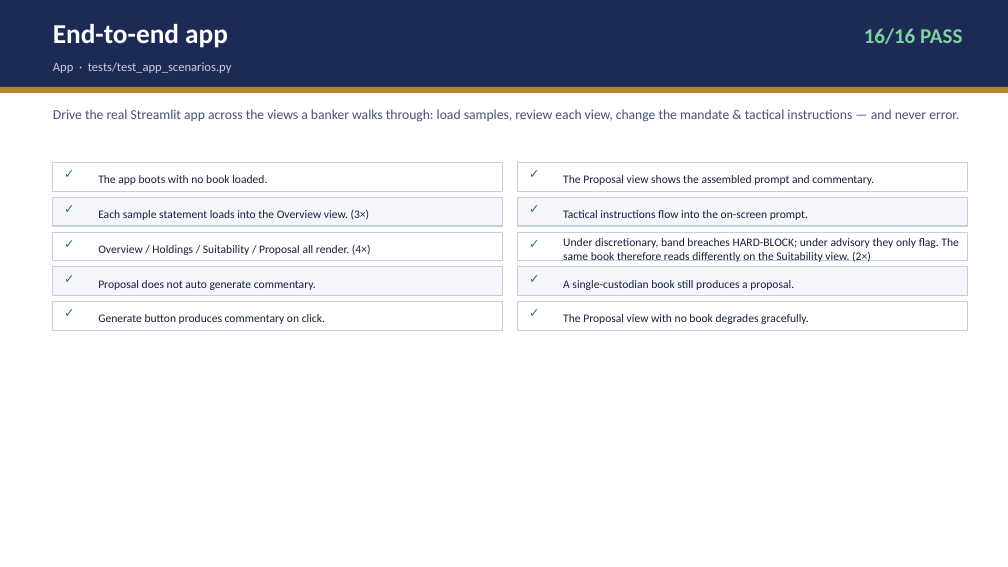
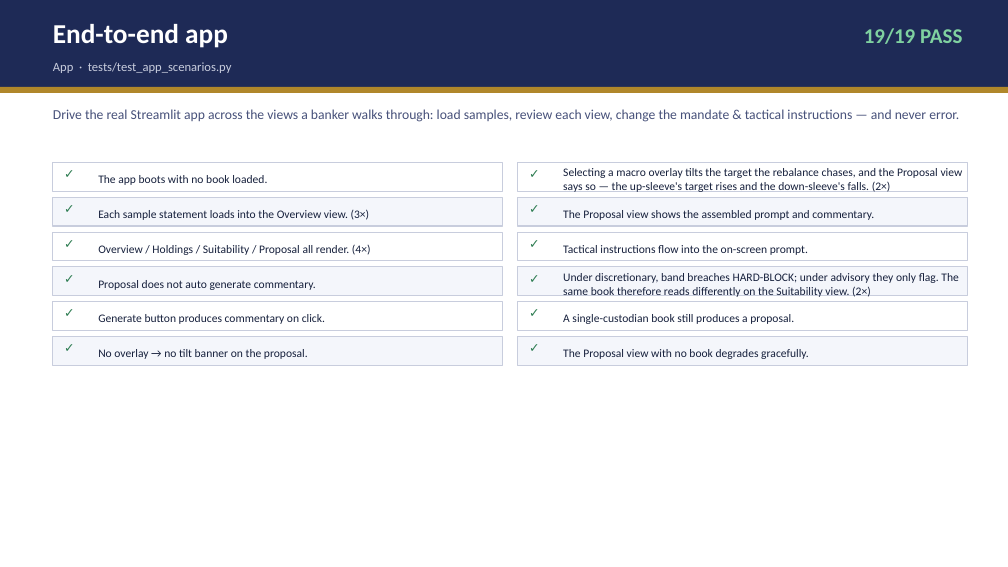
Before and after one commit to desmond108/family-office-copilot, a slide deck: slide 9 of Meridian_Copilot_Test_Report_v10.pptx. Drawn at 1008x567 pixels with LibreOffice and Linux fonts; fonts in the diff are those of the drawing. Boxes give left, top, right and bottom in pixels: in the first picture for what was removed or moved away, otherwise in the second. Text is boxed around its words. In the diff, an @@ line names an element or a change of style, - is before the commit and + after.

```diff
--- a/Meridian_Copilot_Test_Report_v10.pptx
+++ b/Meridian_Copilot_Test_Report_v10.pptx
@@ text at box(864, 28, 962, 44): text changed @@
-16/16 PASS
+19/19 PASS
@@ text added at box(563, 168, 963, 192), 11 pt, text #16203C @@
+Selecting a macro overlay tilts the target the rebalance chases, and the Proposal view says so — the up-sleeve's target rises and the down-sleeve's falls. (2×)
@@ rectangle added at box(53, 337, 503, 365), fill #F4F6FB, outline #C8CDDD 1 pt @@
@@ text added at box(64, 340, 95, 363), 12 pt, text #2E7D52, bold @@
+✓
@@ text added at box(98, 349, 308, 359), 11 pt, text #16203C @@
+No overlay → no tilt banner on the proposal.
@@ rectangle added at box(518, 337, 968, 365), fill #F4F6FB, outline #C8CDDD 1 pt @@
@@ text added at box(529, 340, 560, 363), 12 pt, text #2E7D52, bold @@
+✓
@@ 5 texts: place and size @@
-5 texts at box(563, 175, 958, 324)
+5 texts at box(563, 210, 958, 359)
```
Also in this commit, not shown: 3 other slides changed, 1 slide added, 19 other files.
